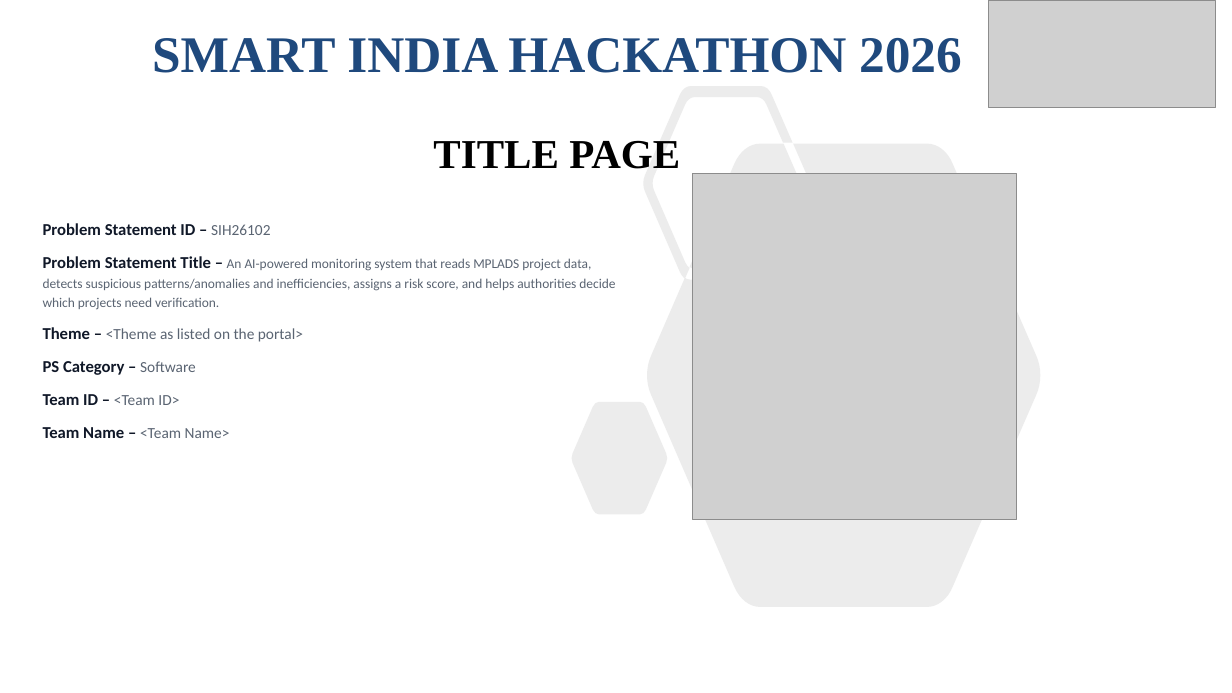
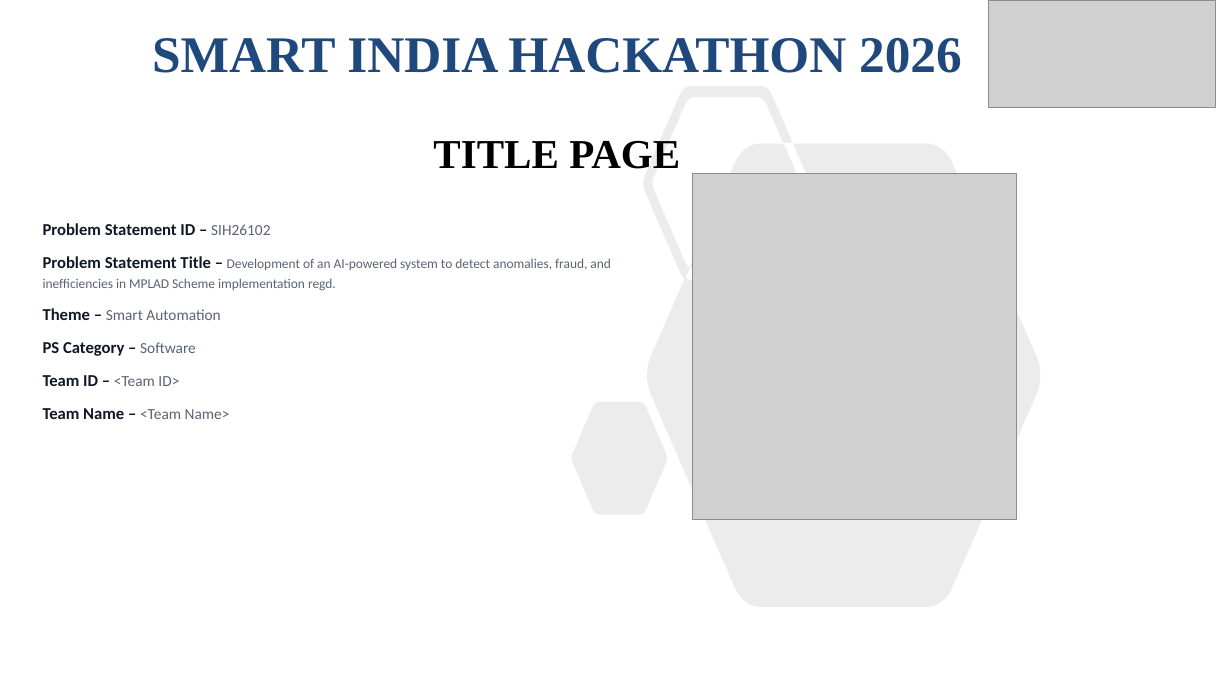
Before and after one commit to fbivinay/SIH-HACKATHON, a slide deck: slide 1 of docs/deck/SIH26102-MPLADS-SIH-Idea.pptx. Drawn at 1232x693 pixels with LibreOffice and Linux fonts; fonts in the diff are those of the drawing; grey boxes stand for pictures. Boxes give left, top, right and bottom in pixels: in the first picture for what was removed or moved away, otherwise in the second. Text is boxed around its words. In the diff, an @@ line names an element or a change of style, - is before the commit and + after.

```diff
--- a/docs/deck/SIH26102-MPLADS-SIH-Idea.pptx
+++ b/docs/deck/SIH26102-MPLADS-SIH-Idea.pptx
@@ text at (43, 256, 611, 320): text changed @@
-Problem Statement Title – An AI-powered monitoring system that reads MPLADS project data, detects suspicious patterns/anomalies and inefficiencies, assigns a risk score, and helps authorities decide which projects need verification.
-Theme – <Theme as listed on the portal>
+Problem Statement Title – Development of an AI-powered system to detect anomalies, fraud, and inefficiencies in MPLAD Scheme implementation regd.
+Theme – Smart Automation
```
Also in this commit, not shown: 5 other slides changed, 1 other file.
